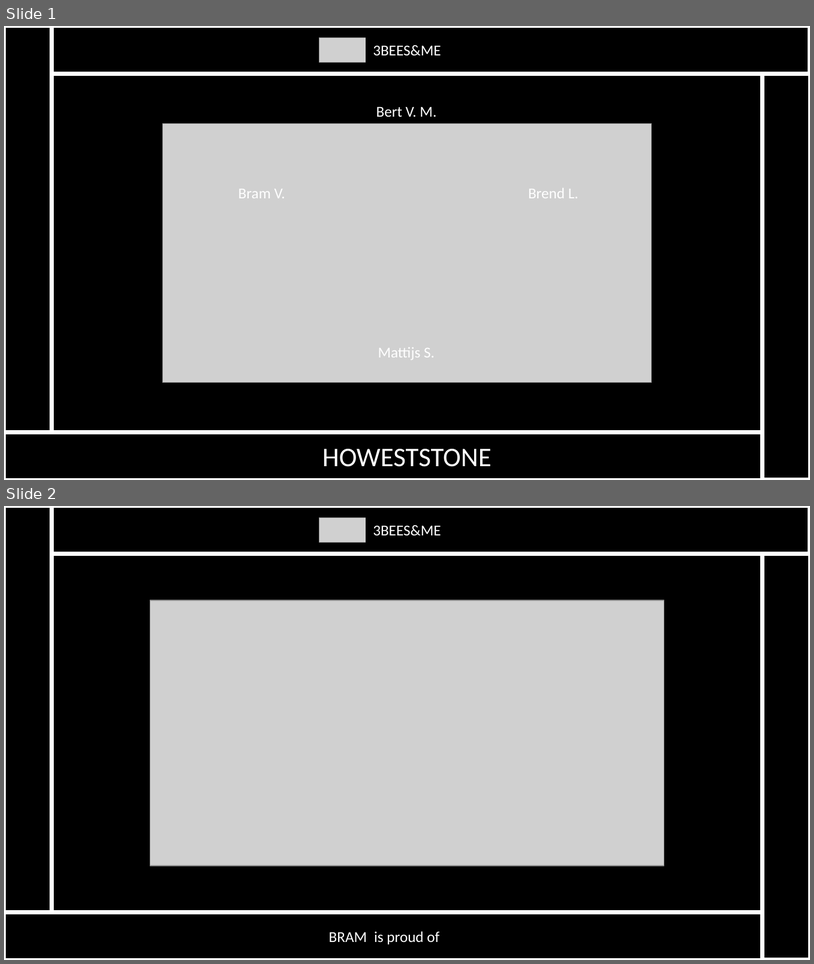
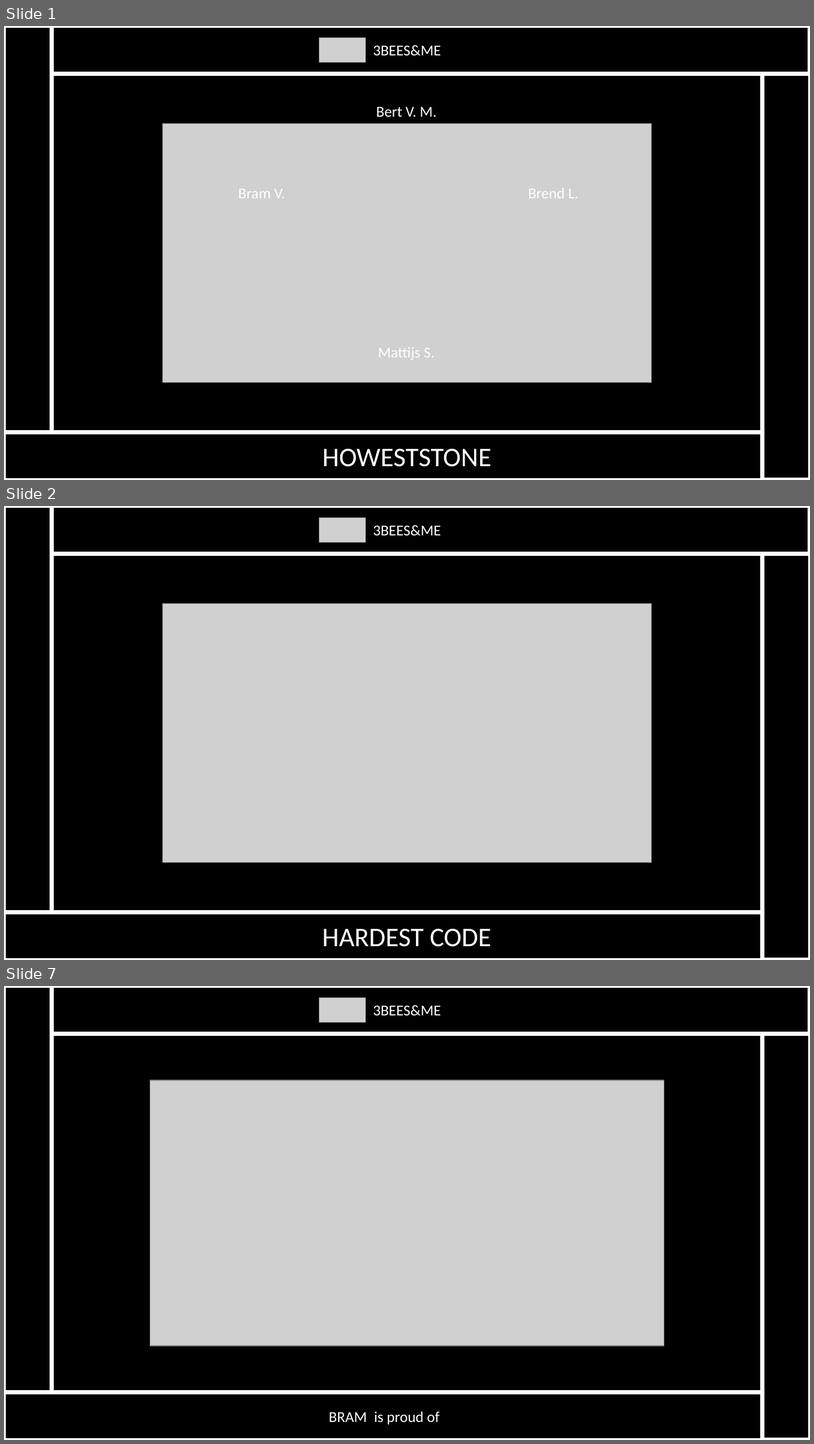
Before and after one commit to BlNARYFOUR/Howeststone, a slide deck: documents/presentatie.pptx. Shown one above the other, each under a label of ours: slides 1 and 2 before the commit, slides 1, 2 and 7 after it; the slides between them are not shown. The pictures are 814x964 and 814x1444 pixels, drawn with LibreOffice and Linux fonts; fonts in the diff are those of the drawing; grey boxes stand for pictures. Boxes give left, top, right and bottom in pixels: in the first picture for what was removed or moved away, otherwise in the second. Text is boxed around its words. In the diff, an @@ line names an element or a change of style, - is before the commit and + after.

```diff
--- a/documents/presentatie.pptx
+++ b/documents/presentatie.pptx
@@ slide 2 added at bbox=[4, 506, 810, 960], background #000000 @@
@@ rectangle added at bbox=[4, 506, 51, 912], fill #000000, outline #FFFFFF 5 pt @@
@@ rectangle added at bbox=[51, 506, 810, 554], fill #000000, outline #FFFFFF 5 pt @@
@@ picture added at bbox=[320, 517, 366, 542] @@
@@ rectangle added at bbox=[366, 512, 448, 549], fill #000000, outline #000000 1 pt, 18 pt, text #FFFFFF @@
+3BEES&ME
@@ rectangle added at bbox=[762, 554, 810, 960], fill #000000, outline #FFFFFF 5 pt @@
@@ picture added at bbox=[162, 603, 652, 862] @@
@@ rectangle added at bbox=[4, 912, 763, 960], fill #000000, outline #FFFFFF 5 pt @@
@@ text added at bbox=[323, 928, 492, 946], 32 pt, text #FFFFFF @@
+HARDEST CODE
@@ what was slide 2 is now slide 7 @@
```
Also in this commit, not shown: 2 slides changed, 3 other slides added.
